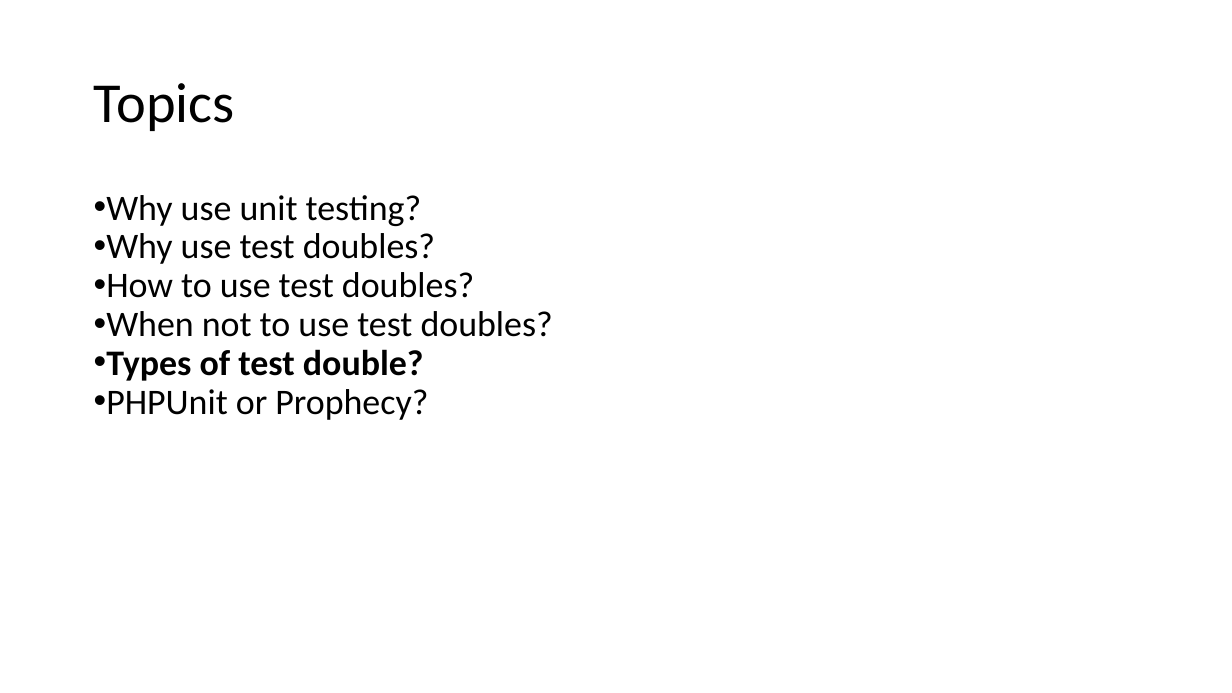
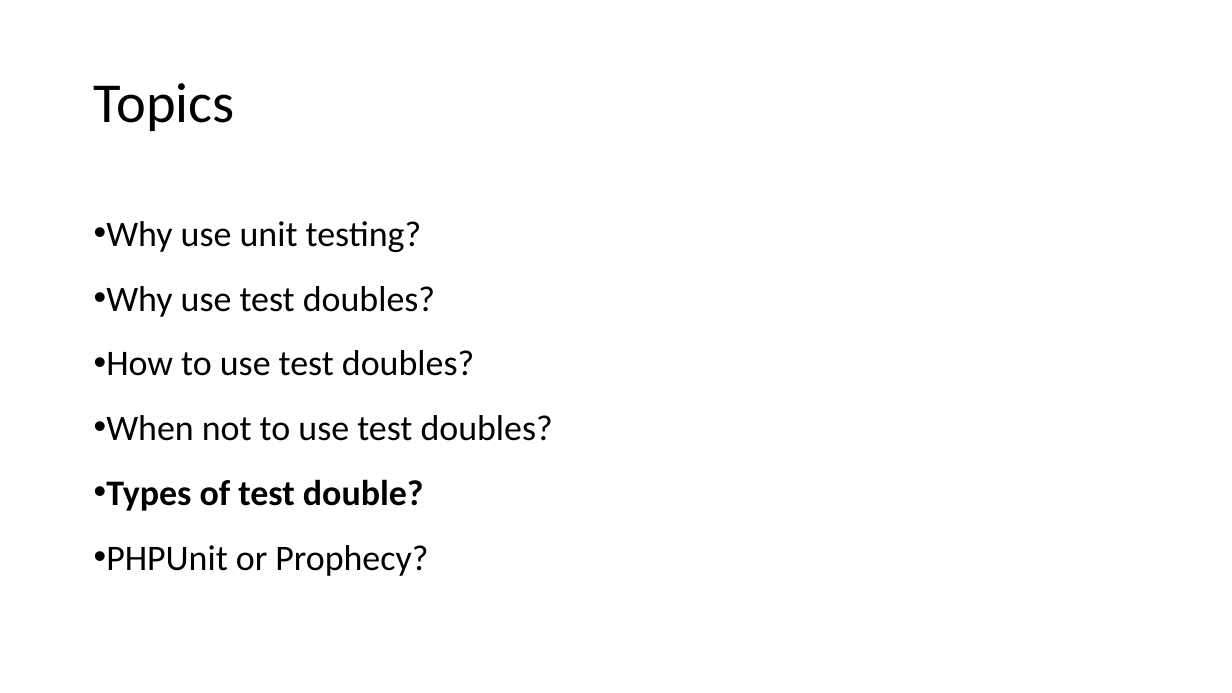
Before and after one commit to docljn/phpunit-or-prophecy-for-mocks, a slide deck: slide 13 of Creating Unit Test Mocks - PHPUnit or Prophecy.pptx. Drawn at 1232x693 pixels with LibreOffice and Linux fonts; fonts in the diff are those of the drawing. Boxes give left, top, right and bottom in pixels: in the first picture for what was removed or moved away, otherwise in the second. Text is boxed around its words. In the diff, an @@ line names an element or a change of style, - is before the commit and + after.

```diff
--- a/Creating Unit Test Mocks - PHPUnit or Prophecy.pptx
+++ b/Creating Unit Test Mocks - PHPUnit or Prophecy.pptx
@@ text "Why use unit testing?" at box(106, 221, 553, 576): line spacing 0.9 to 1.5 @@
```
Also in this commit, not shown: 10 other slides changed, 1 slide added, 4 other files.
